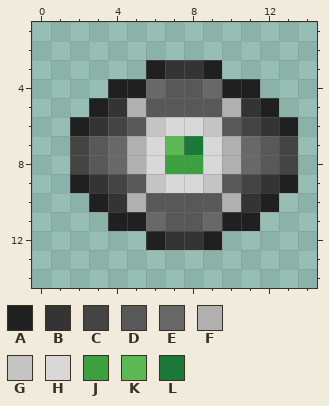
Two states of a pixel-art sprite, Resources/WeaponrySprites/9thOrdnance/BigOb/11EleriumSeismicMine_inv.gif. The picture above is the old version.
The file is 32x48 pixels. Shown: x 0..14, y 1..14.
Palette (. is transparent): A #202020  B #343434  C #444444  D #585858  E #686868  F #b0b0b0  G #c4c4c4  H #d8d8d8  J #3ca040  K #5cb854  L #1c7838
Pixels before, first column x 2:
 3 ....ABBA....
 4 ..AAEDDEAA..
 5 .ABFDDDDFBA.
 6 ABCDGHHGDCBA
 7 CDEFHKLHFEDC
 8 CDEFHJJHFEDC
 9 ABCDGHHGDCBA
10 .ABFDDDDFBA.
11 ..AAEDDEAA..
12 ....ABBA....
The same view after the edit:
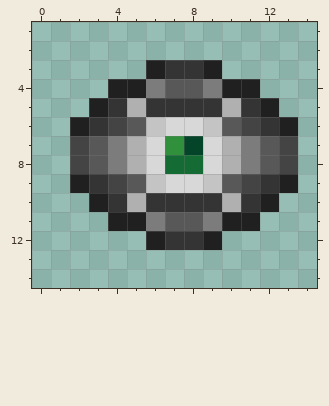
From old to new:
Colour E changes from #686868 to #7c7c7c.
Colour J changes from #3ca040 to #146c34.
Colour K changes from #5cb854 to #30903c.
Colour L changes from #1c7838 to #044428.
The edit turns colour D into colour B in row 5 at x 6 to 9; in row 10 at x 6 to 9.
